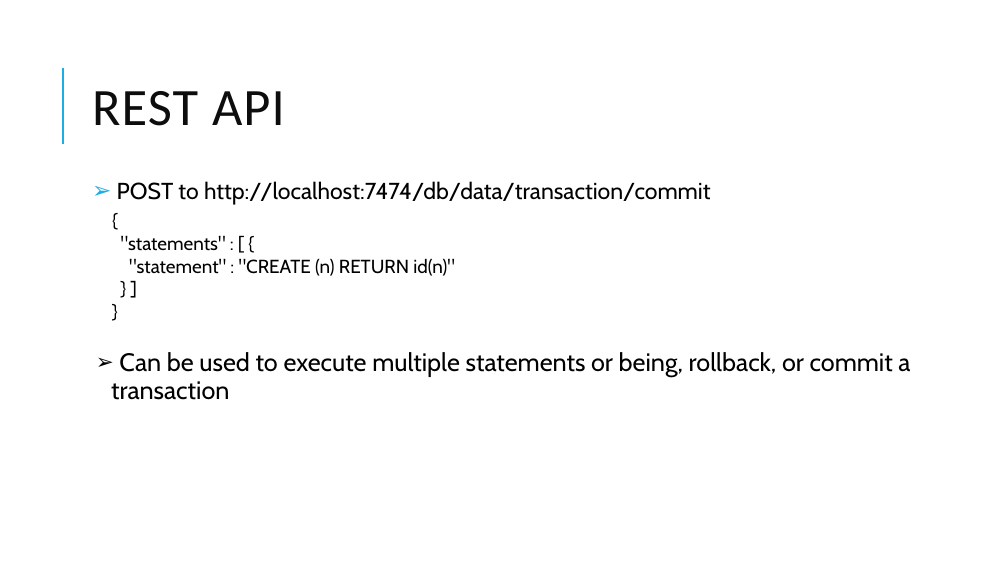
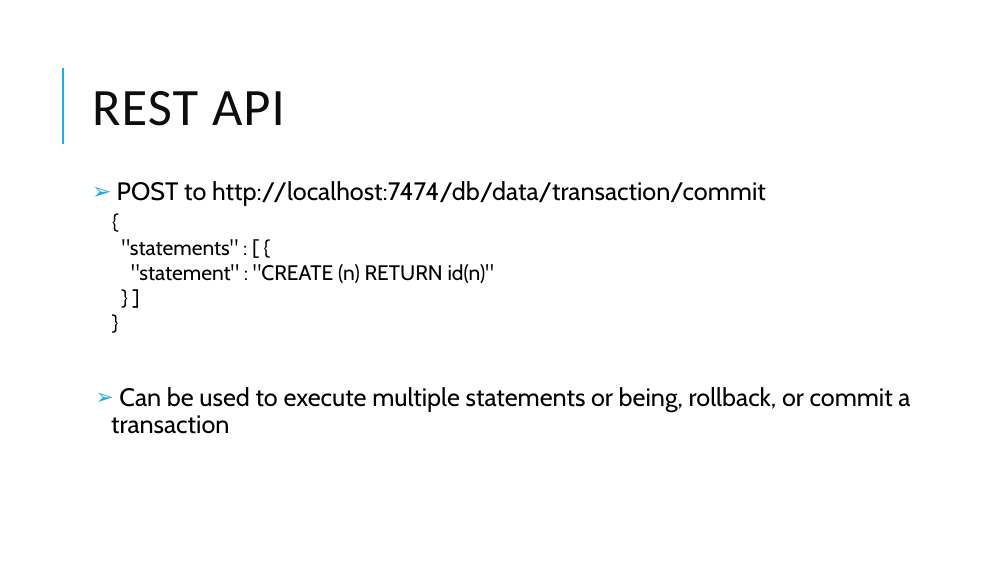
Before and after one commit to jenparker1975/Diabook, a slide deck: slide 42 of presentation/Graph DBs.pptx. Drawn at 1008x567 pixels with LibreOffice and Linux fonts; fonts in the diff are those of the drawing. Boxes give left, top, right and bottom in pixels: in the first picture for what was removed or moved away, otherwise in the second. Text is boxed around its words. In the diff, an @@ line names an element or a change of style, - is before the commit and + after.

```diff
--- a/presentation/Graph DBs.pptx
+++ b/presentation/Graph DBs.pptx
@@ text "POST to http://localhost:7474/db/data/transaction/commit" at box(117, 181, 766, 206): size 22 to 24 pt @@
@@ text "{" at box(122, 239, 494, 283): size 18 to 20 pt @@
@@ text "Can be used to execute ...": place and size @@
-text "Can be used to execute ..." at box(111, 352, 910, 400)
+text "Can be used to execute ..." at box(111, 387, 910, 434)
@@ text "Can be used to execute ..." at box(111, 387, 910, 434): bullet colour #000000 to #1CADE4 @@
```
Also in this commit, not shown: 6 other slides changed.
